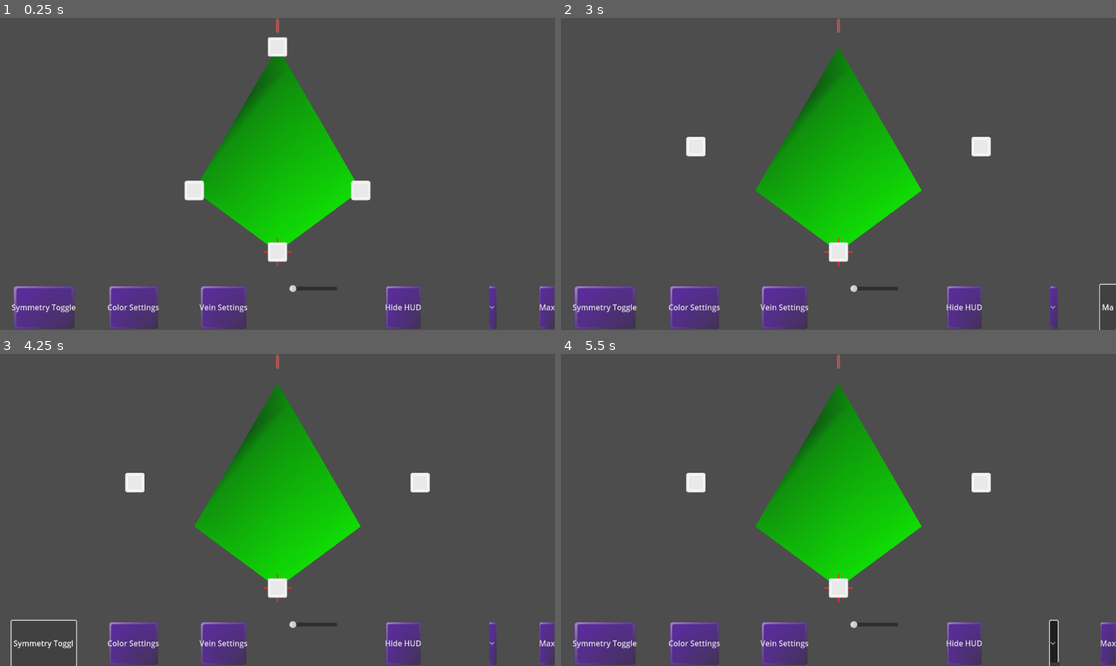
Above: before the commit, frames 1-4 (two rows, left to right).
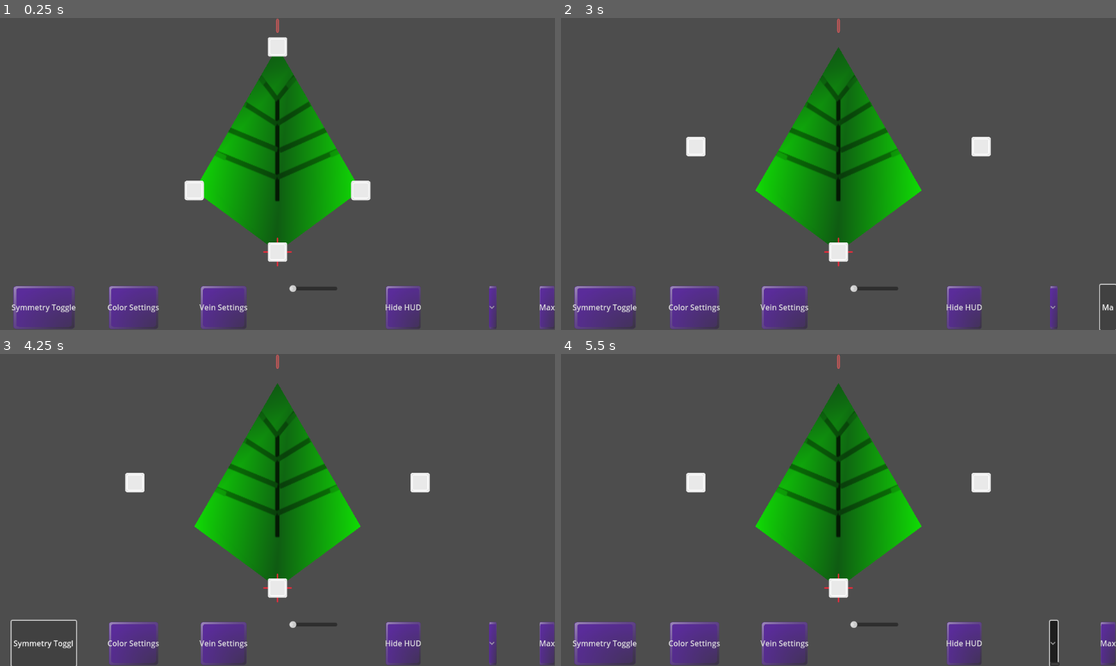
Above: after the commit, the same moments.

Repository: LettucePie/persephone
Game: Godot game, scene res://design/leafmaker.tscn
Same seed, same stepped clock (60 frames per second), same inputs: the game is played once before the commit and once after it.
Inputs (mouse positions are in pixels of both pictures, inside the frame that each line leads up to):
- Up to frame 1 (0.25 s): no input
- Up to frame 2 (3 s): click "Symmetry Toggle" at 0.5 s; click "Hide HUD" at 1.25 s; click (1054, 308) at 2 s; click "Max" at 2.75 s
- Up to frame 3 (4.25 s): click "Symmetry Toggle" at 3.5 s
- Up to frame 4 (5.5 s): click "Hide HUD" at 4.25 s; click (1054, 644) at 5 s

The runs differ from the first frame. In frame 1, 7.0% of the frame differs, in the area x 36-62%, y 12-73%; in frame 2, 7.1%, in the area x 35-62%, y 9-73%; in frame 3, 7.1%; in frame 4, 7.1%.

Commit message:
Fixed UV on Polygon2D

Diff:
--- a/design/leafmaker_canvas.gd
+++ b/design/leafmaker_canvas.gd
@@ -52,6 +52,7 @@
 		slide_curve(old_position - new_position)
 		maximize_curve_scale(new_position)
 		fit_curve_scale(new_position, get_window().get_size().x, new_position.y)
+		update_leaf_visual(true)
 
 
 func slide_curve(offset : Vector2):
@@ -179,19 +180,20 @@
 
 
 func update_leaf_visual(hd : bool):
-	if leaf_curve.get_point_count() >= 3:
-		leaf_poly.visible = true
-		var point_data : PackedVector2Array
-		if hd:
-			point_data = leaf_curve.get_baked_points()
+	if !debug_draw:
+		if leaf_curve.get_point_count() >= 3:
+			leaf_poly.visible = true
+			var point_data : PackedVector2Array
+			if hd:
+				point_data = leaf_curve.get_baked_points()
+			else:
+				for i in leaf_curve.get_point_count():
+					point_data.append(leaf_curve.get_point_position(i))
+			draw_leaf_shape(point_data)
+			draw_leaf_texture(point_data)
 		else:
-			for i in leaf_curve.get_point_count():
-				point_data.append(leaf_curve.get_point_position(i))
-		draw_leaf_shape(point_data)
-		draw_leaf_texture(point_data)
-	else:
-		leaf_poly.visible = false
-		print("Leaf has too few points")
+			leaf_poly.visible = false
+			print("Leaf has too few points")
 
 
 func draw_leaf_shape(points : PackedVector2Array):
@@ -199,7 +201,7 @@
 
 
 func draw_leaf_texture(points : PackedVector2Array):
-	leaf_poly.texture = leaf_texture
+	print("Polygon UV Data works on a scale of the Texture!")
 	var count = points.size()
 	var colors : PackedColorArray = PackedColorArray()
 	var uvs : PackedVector2Array = PackedVector2Array()
@@ -207,6 +209,7 @@
 	var screen_uv_1 = Vector2(DisplayServer.screen_get_size().x - 5, leaf_origin.position.y - 5)
 	var space_uv_0 = points[0]
 	var space_uv_1 = points[0]
+	var texture_size = leaf_texture.get_size()
 	for b in points:
 		if b.x < space_uv_0.x:
 			space_uv_0.x = b.x
@@ -219,13 +222,17 @@
 	for i in count:
 		var baked_point_pos = points[i]
 		var percent = float(i) / float(count)
-		colors.append(leaf_gradient.sample(percent))
 		var scale_position = Vector2(
 				inverse_lerp(space_uv_0.x, space_uv_1.x, baked_point_pos.x),
 				inverse_lerp(space_uv_0.y, space_uv_1.y, baked_point_pos.y))
-		uvs.append(scale_position)
+		colors.append(leaf_gradient.sample(scale_position.x))
+		var scale_texture = Vector2(
+				lerp(0.0, texture_size.x, scale_position.x),
+				lerp(0.0, texture_size.y, scale_position.y))
+		uvs.append(scale_texture)
+	leaf_poly.texture = leaf_texture
+	leaf_poly.vertex_colors = colors
 	leaf_poly.uv = uvs
-	leaf_poly.vertex_colors = colors
 
 
 func draw_curve_shape():
--- /dev/null
+++ b/testing/polygon_texture.tscn
@@ -0,0 +1,12 @@
+[gd_scene load_steps=2 format=3 uid="uid://en1p3l6frimn"]
+
+[ext_resource type="Texture2D" uid="uid://dfrapqr50au6w" path="res://design/leaf_texture.png" id="1_nci5w"]
+
+[node name="polygon_texture" type="Node2D"]
+
+[node name="Polygon2D" type="Polygon2D" parent="."]
+texture_repeat = 2
+texture = ExtResource("1_nci5w")
+polygon = PackedVector2Array(197, 140, 192, 368, 643, 360, 610, 130)
+uv = PackedVector2Array(0, 0, 3, 254, 256, 253, 253, 10)
+vertex_colors = PackedColorArray(1, 0, 0, 1, 0, 1, 0, 1, 0, 0, 1, 1, 1, 0, 1, 1)
